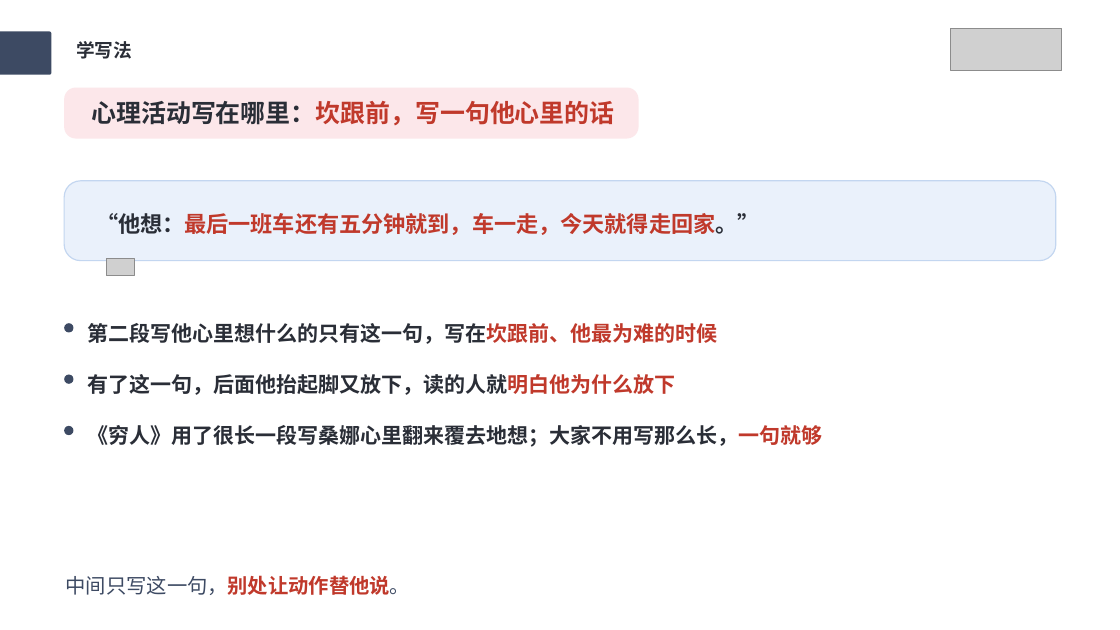
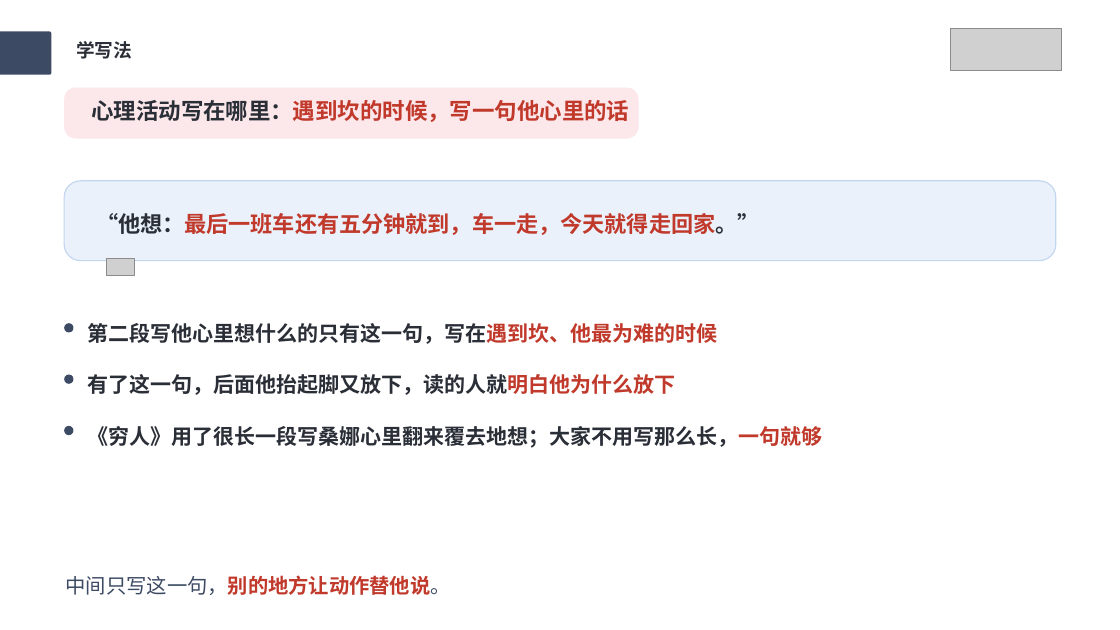
Before and after one commit to wuwenjia6498/laojohn-lesson-plan, a slide deck: slide 12 of 写作课件PPT输出/六上-第四单元-笔尖流出的故事/六上-第四单元-笔尖流出的故事-课件PPT.pptx. Drawn at 1120x630 pixels with LibreOffice and Linux fonts; fonts in the diff are those of the drawing; grey boxes stand for pictures. Boxes give left, top, right and bottom in pixels: in the first picture for what was removed or moved away, otherwise in the second. Text is boxed around its words. In the diff, an @@ line names an element or a change of style, - is before the commit and + after.

```diff
--- a/写作课件PPT输出/六上-第四单元-笔尖流出的故事/六上-第四单元-笔尖流出的故事-课件PPT.pptx
+++ b/写作课件PPT输出/六上-第四单元-笔尖流出的故事/六上-第四单元-笔尖流出的故事-课件PPT.pptx
@@ text at [91,100,629,122]: text changed; size 32 to 28.8 pt @@
-心理活动写在哪里：坎跟前，写一句他心里的话
+心理活动写在哪里：遇到坎的时候，写一句他心里的话
@@ text at [88,323,718,344]: text changed @@
-第二段写他心里想什么的只有这一句，写在坎跟前、他最为难的时候
+第二段写他心里想什么的只有这一句，写在遇到坎、他最为难的时候
@@ text at [66,575,451,595]: text changed; size 26 to 26.1 pt; text colour #3D4A63 to #C0392B; bold on @@
-中间只写这一句，别处让动作替他说。
+中间只写这一句，别的地方让动作替他说。
```
Also in this commit, not shown: 27 other slides changed, 1 slide added, 1 slide removed, 4 other files.
